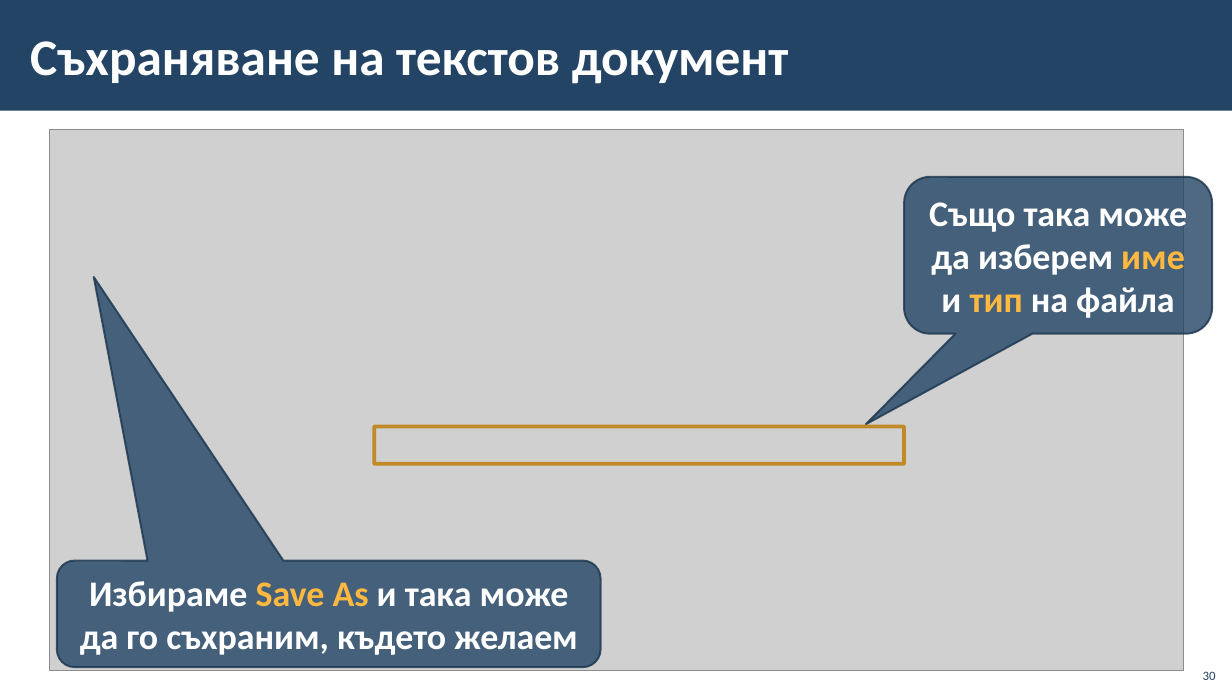
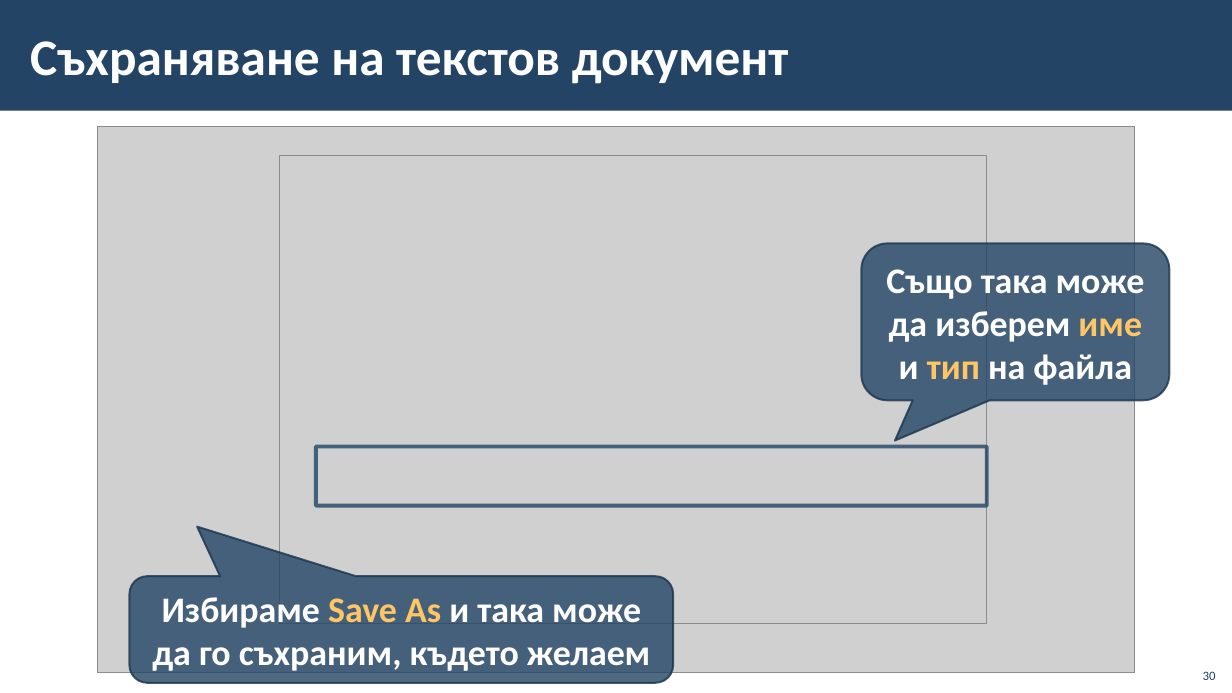
Before and after one commit to BG-IT-Edu/School-Programming, a slide deck: slide 30 of Courses/Computer-Modeling-and-IT/Computer-Modeling-and-IT-5-Class/22-Introduction-to-Text-Processing/22-Introduction-to-Text-Processing.pptx. Drawn at 1232x693 pixels with LibreOffice and Linux fonts; fonts in the diff are those of the drawing; grey boxes stand for pictures; background and template pictures are left out. Boxes give left, top, right and bottom in pixels: in the first picture for what was removed or moved away, otherwise in the second. Text is boxed around its words. In the diff, an @@ line names an element or a change of style, - is before the commit and + after.

```diff
--- a/Courses/Computer-Modeling-and-IT/Computer-Modeling-and-IT-5-Class/22-Introduction-to-Text-Processing/22-Introduction-to-Text-Processing.pptx
+++ b/Courses/Computer-Modeling-and-IT/Computer-Modeling-and-IT-5-Class/22-Introduction-to-Text-Processing/22-Introduction-to-Text-Processing.pptx
@@ picture: place and size @@
-picture at bbox=[50, 129, 1184, 670]
+picture at bbox=[97, 127, 1135, 674]
@@ picture added at bbox=[279, 155, 987, 624] @@
@@ rounded speech box "Също така може да изберем ...": place and size @@
-rounded speech box "Също така може да изберем ..." at bbox=[904, 177, 1212, 334]
+rounded speech box "Също така може да изберем ..." at bbox=[861, 243, 1169, 400]
@@ rounded speech box "Също така може да изберем ..." at bbox=[861, 243, 1169, 400]: text colour #FFB840 to #FFC666 in "име тип"; proportions changed @@
@@ rectangle: place and size @@
-rectangle at bbox=[374, 427, 905, 464]
+rectangle at bbox=[316, 446, 987, 506]
@@ rectangle at bbox=[316, 446, 987, 506]: outline #BF7800 3 pt to #234465 3 pt @@
@@ rounded speech box "Избираме Save As и така ...": place and size @@
-rounded speech box "Избираме Save As и така ..." at bbox=[57, 561, 601, 667]
+rounded speech box "Избираме Save As и така ..." at bbox=[129, 577, 673, 683]
@@ rounded speech box "Избираме Save As и така ..." at bbox=[129, 577, 673, 683]: text colour #FFB840 to #FFC666 in "Save As"; proportions changed @@
```
Also in this commit, not shown: 11 other slides changed.
